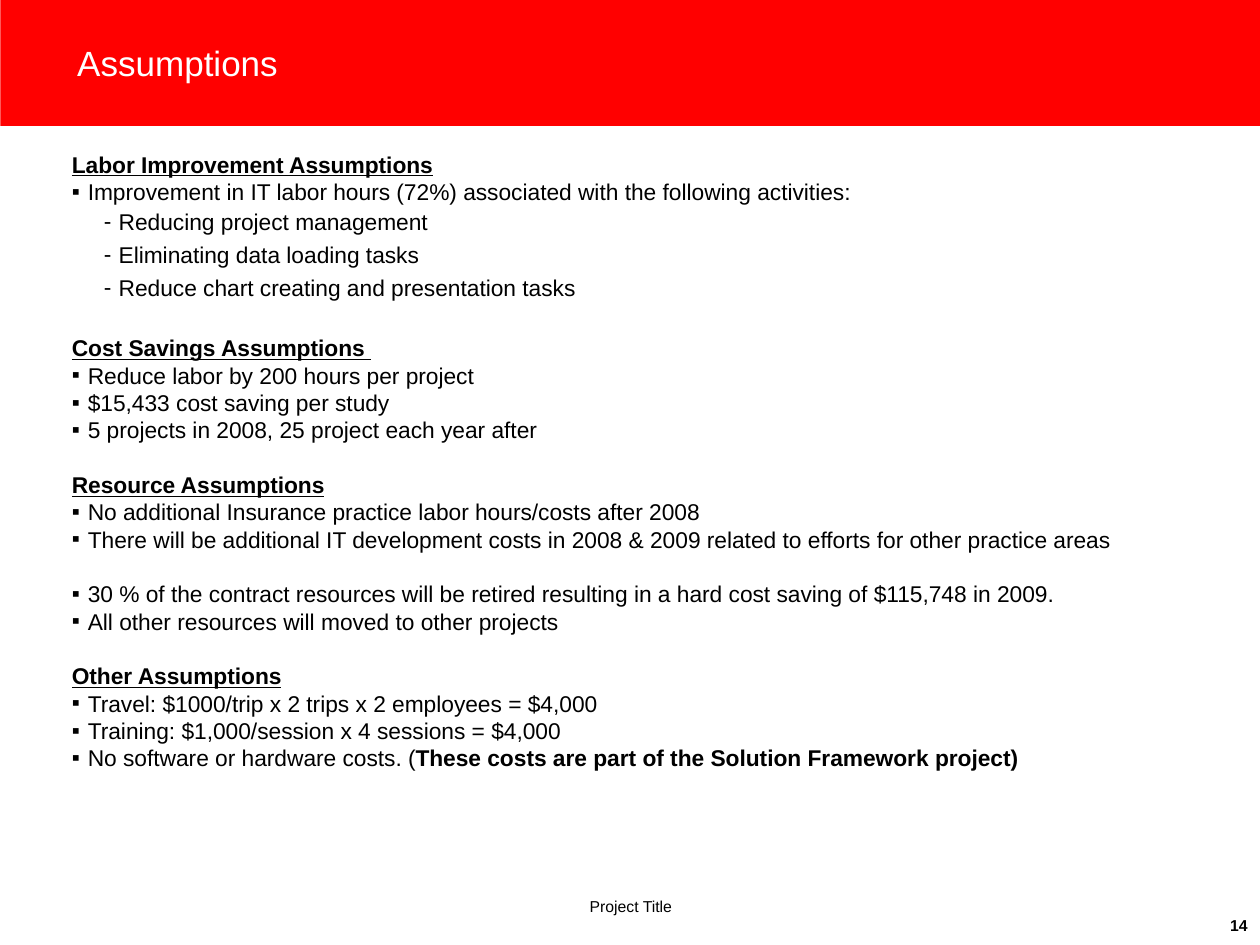
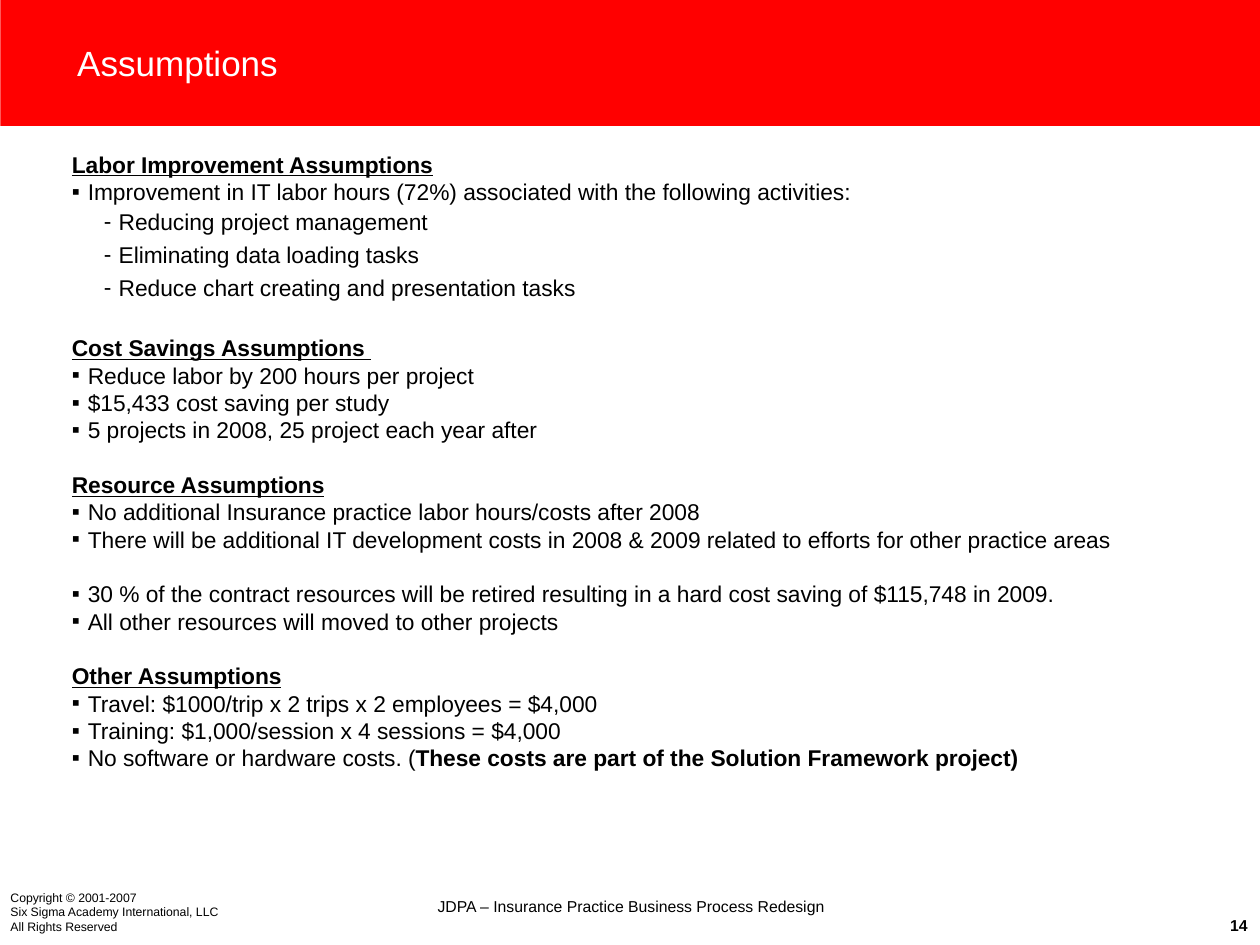
Before and after one commit to PatrickDesbrow/Management-Lean-Six-Sigma, a slide deck: slide 14 of Project - Technology Transformation/Toll Gate Presentation - Analyze.ppt. Drawn at 1260x945 pixels with LibreOffice and Linux fonts; fonts in the diff are those of the drawing. Boxes give left, top, right and bottom in pixels: in the first picture for what was removed or moved away, otherwise in the second. Text is boxed around its words. In the diff, an @@ line names an element or a change of style, - is before the commit and + after.

Commit message:
2 Six Sigma DMAIC Project Tollgate Presentations

```diff
--- a/Project - Technology Transformation/Toll Gate Presentation - Analyze.ppt
+++ b/Project - Technology Transformation/Toll Gate Presentation - Analyze.ppt
@@ text added at <box>10,893,218,934</box>, 7 pt, text #000000 @@
+Copyright © 2001-2007
+Six Sigma Academy International, LLC
+All Rights Reserved
@@ text at <box>438,900,825,916</box>: text changed @@
-Project Title
+JDPA – Insurance Practice Business Process Redesign
```
Also in this commit, not shown: 13 other slides changed, 8 other files.
